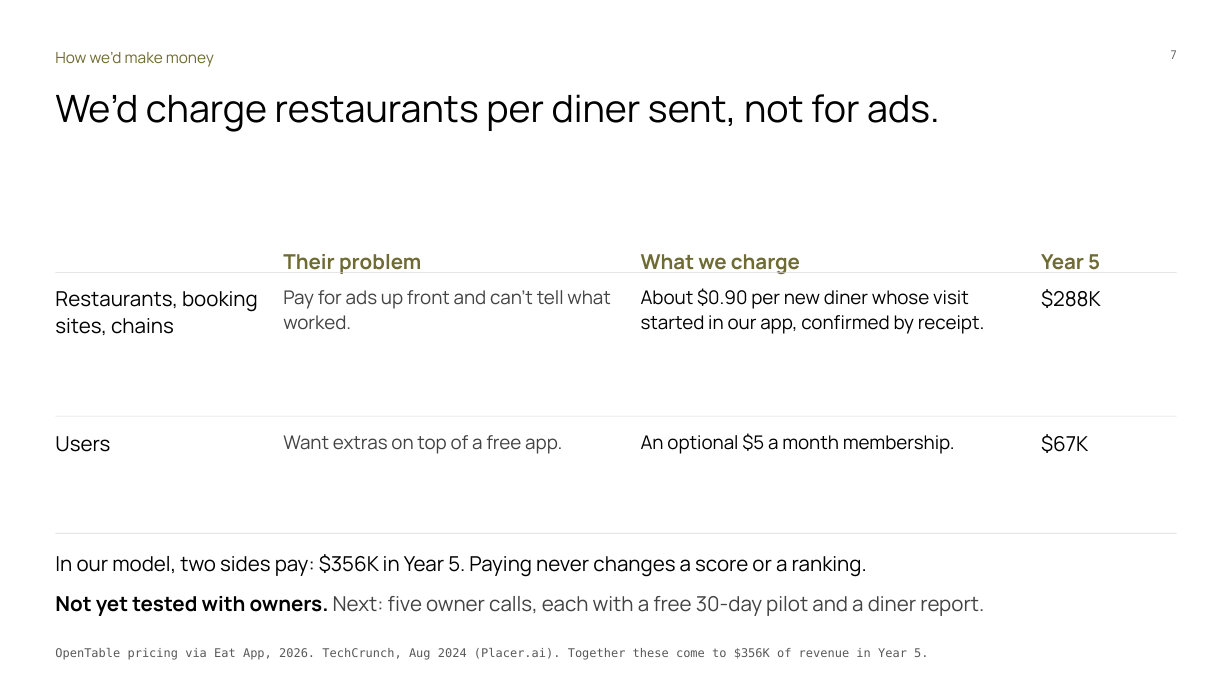
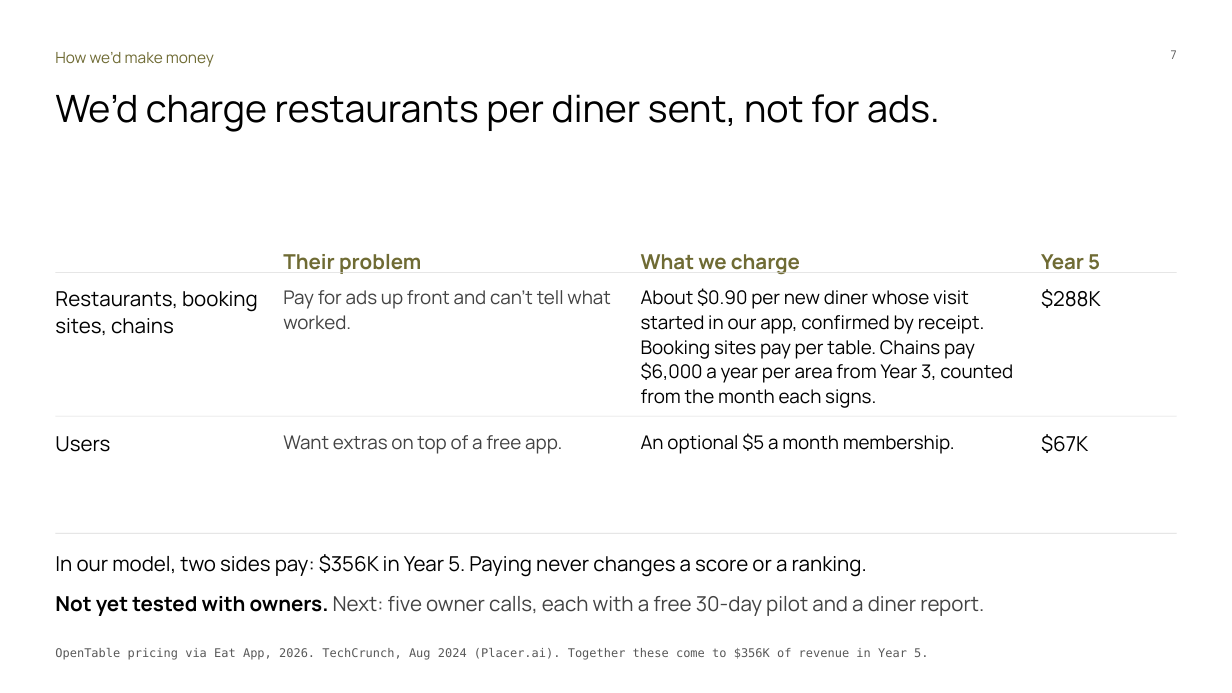
Before and after one commit to Dinguusto/Alex-s-workout-app, a slide deck: slide 7 of ENTR_4501_Gate_2_deck_readable.pptx. Drawn at 1232x693 pixels with LibreOffice and Linux fonts; fonts in the diff are those of the drawing. Boxes give left, top, right and bottom in pixels: in the first picture for what was removed or moved away, otherwise in the second. Text is boxed around its words. In the diff, an @@ line names an element or a change of style, - is before the commit and + after.

```diff
--- a/ENTR_4501_Gate_2_deck_readable.pptx
+++ b/ENTR_4501_Gate_2_deck_readable.pptx
@@ text at bbox=[641, 288, 1013, 408]: text changed @@
-About $0.90 per new diner whose visit started in our app, confirmed by receipt.
+About $0.90 per new diner whose visit started in our app, confirmed by receipt. Booking sites pay per table. Chains pay $6,000 a year per area from Year 3, counted from the month each signs.
```
Also in this commit, not shown: 1 other slide changed, 2 other files.
